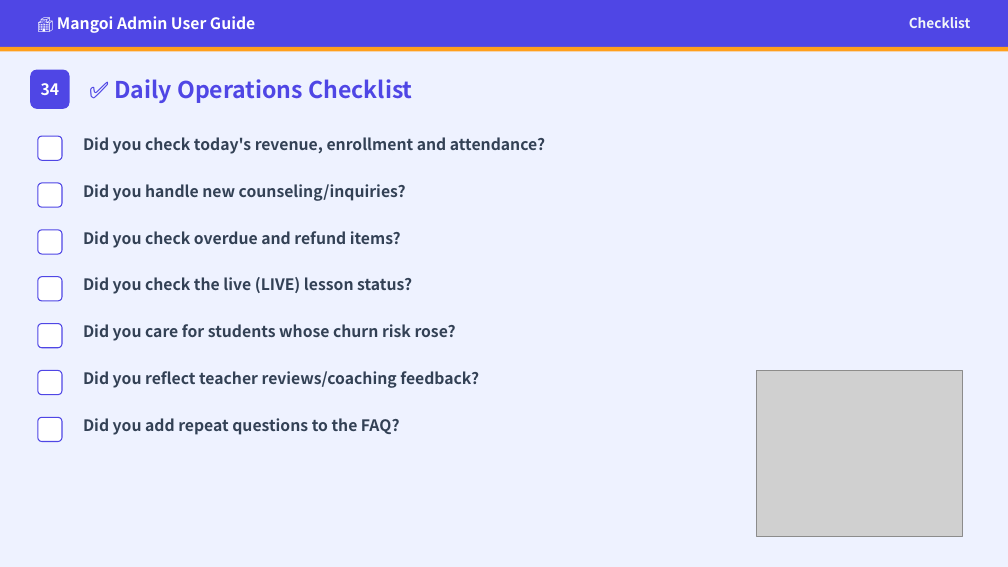
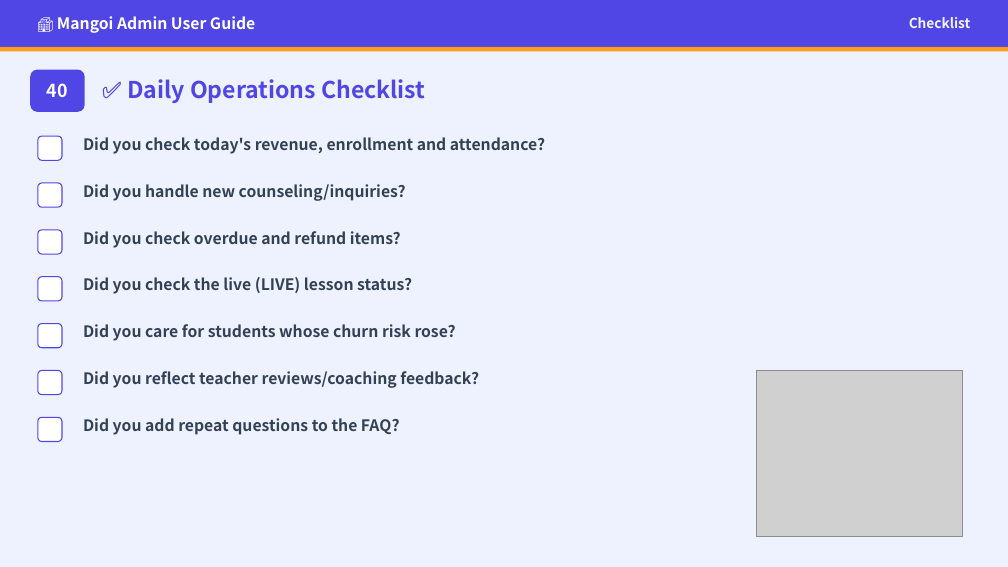
Before and after one commit to navy111p-sudo/mangoiweb, a slide deck: slide 44 of cloudflare-deploy/public/library/admin/admin-en.pptx (slide 37 before the commit). Drawn at 1008x567 pixels with LibreOffice and Linux fonts; fonts in the diff are those of the drawing; grey boxes stand for pictures. Boxes give left, top, right and bottom in pixels: in the first picture for what was removed or moved away, otherwise in the second. Text is boxed around its words. In the diff, an @@ line names an element or a change of style, - is before the commit and + after.

```diff
--- a/cloudflare-deploy/public/library/admin/admin-en.pptx
+++ b/cloudflare-deploy/public/library/admin/admin-en.pptx
@@ rounded rectangle: place and size @@
-rounded rectangle at [30,70,70,109]
+rounded rectangle at [30,70,85,112]
@@ text removed at [41,83,60,95] @@
-34
@@ text added at [47,83,68,97], 17 pt, text #FFFFFF, bold @@
+40
@@ text "✅ Daily Operations Checklist": place and size @@
-text "✅ Daily Operations Checklist" at [114,79,412,103]
+text "✅ Daily Operations Checklist" at [127,79,425,103]
```
Also in this commit, not shown: 5 other slides changed, 7 slides added, 33 other files.
